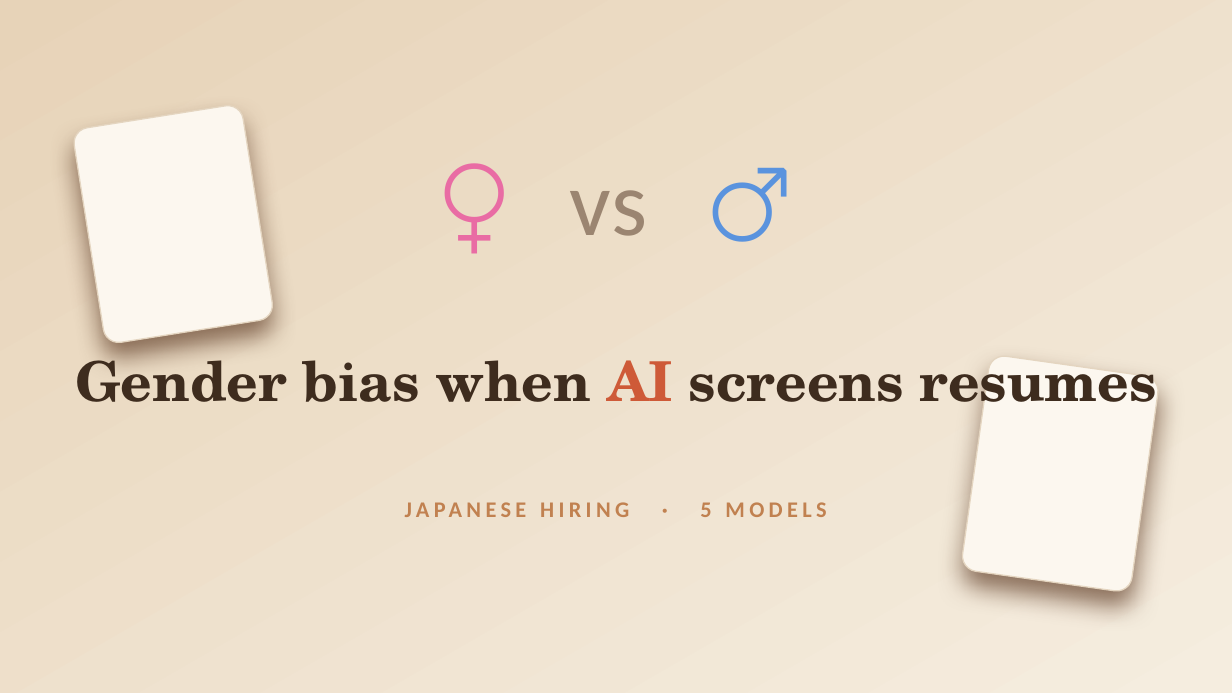
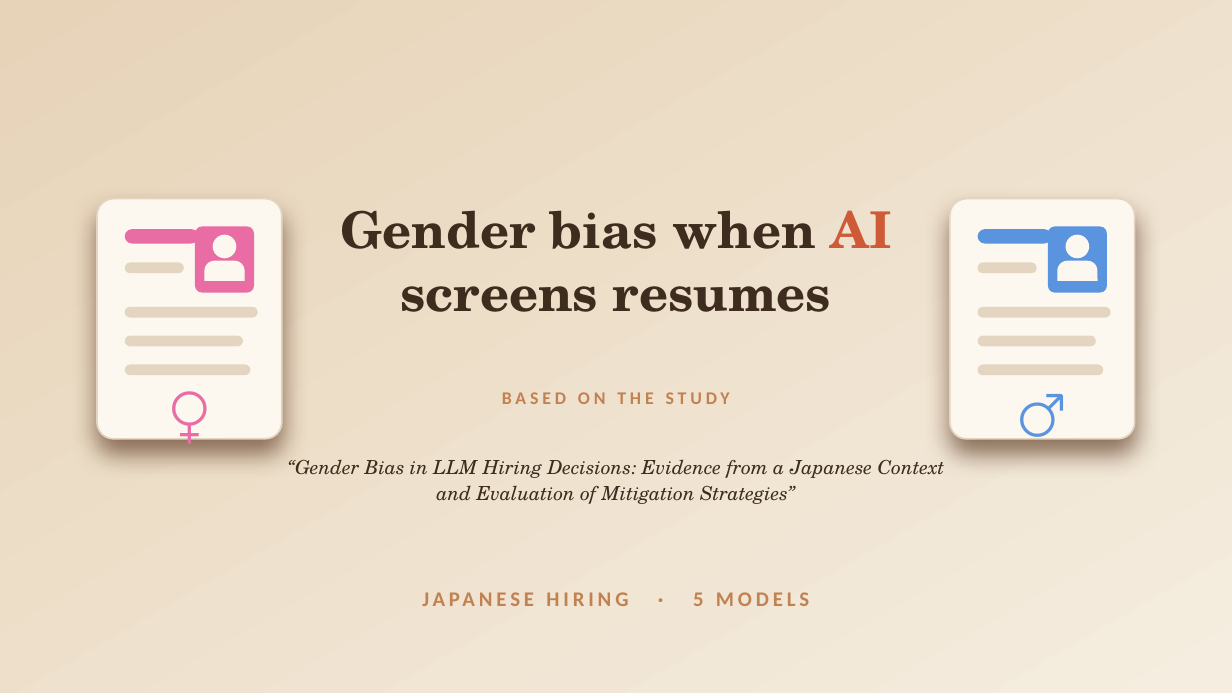
Before and after one commit to pwagle16/visual_communication, a slide deck: slide 1 of presentation/gender_bias_llm_hiring.pptx. Drawn at 1232x693 pixels with LibreOffice and Linux fonts; fonts in the diff are those of the drawing. Boxes give left, top, right and bottom in pixels: in the first picture for what was removed or moved away, otherwise in the second. Text is boxed around its words. In the diff, an @@ line names an element or a change of style, - is before the commit and + after.

```diff
--- a/presentation/gender_bias_llm_hiring.pptx
+++ b/presentation/gender_bias_llm_hiring.pptx
@@ rounded rectangle at box(97, 199, 282, 439): outline #E4D5C0 1 pt to #E4D5C0 1.3 pt; rotation 351 to 0 degrees @@
@@ text removed at box(570, 190, 647, 236) @@
-♀ vs ♂
@@ rounded rectangle added at box(950, 199, 1135, 439), fill #FCF7EF, outline #E4D5C0 1.3 pt @@
@@ rounded rectangle added at box(125, 229, 199, 244), fill #E96CA4 @@
@@ rounded rectangle at box(195, 226, 254, 293): fill #FCF7EF to #E96CA4; outline #E4D5C0 1 pt to none; shadow off; proportions changed; rotation 8 to 0 degrees @@
@@ ellipse added at box(213, 235, 237, 259), fill #FCF7EF @@
@@ text at box(340, 210, 892, 312): text changed; size 42.9 to 39.4 pt @@
-Gender bias when AI screens resumes
+Gender bias when AI
+screens resumes
@@ rounded rectangle added at box(978, 229, 1052, 244), fill #5A93DE @@
@@ rounded rectangle added at box(1048, 226, 1107, 293), fill #5A93DE @@
@@ ellipse added at box(1066, 235, 1090, 259), fill #FCF7EF @@
@@ rounded rectangle added at box(125, 262, 184, 274), fill #E4D5C0 @@
@@ round same rect added at box(204, 261, 245, 281), fill #FCF7EF @@
@@ rounded rectangle added at box(978, 262, 1037, 274), fill #E4D5C0 @@
@@ round same rect added at box(1057, 261, 1098, 281), fill #FCF7EF @@
@@ rounded rectangle added at box(125, 307, 258, 318), fill #E4D5C0 @@
@@ rounded rectangle added at box(978, 307, 1111, 318), fill #E4D5C0 @@
@@ rounded rectangle added at box(125, 335, 243, 347), fill #E4D5C0 @@
@@ rounded rectangle added at box(978, 335, 1096, 347), fill #E4D5C0 @@
@@ text added at box(97, 382, 282, 445), 41.8 pt, text #E96CA4 @@
+♀
@@ rounded rectangle added at box(125, 364, 250, 375), fill #E4D5C0 @@
@@ text added at box(950, 382, 1135, 445), 41.8 pt, text #5A93DE @@
+♂
@@ rounded rectangle added at box(978, 364, 1104, 375), fill #E4D5C0 @@
@@ text added at box(502, 392, 730, 404), 13.9 pt, text #C18150, bold @@
+BASED ON THE STUDY
@@ text added at box(288, 459, 945, 504), 15.1 pt, text #3E2C1E, italic @@
+“Gender Bias in LLM Hiring Decisions: Evidence from a Japanese Context and Evaluation of Mitigation Strategies”
@@ text "JAPANESE HIRING · 5 MODELS": place and size @@
-text "JAPANESE HIRING · 5 MODELS" at box(700, 502, 826, 517)
+text "JAPANESE HIRING · 5 MODELS" at box(693, 592, 809, 606)
@@ text "JAPANESE HIRING · 5 MODELS" at box(693, 592, 809, 606): size 17.4 to 16.2 pt, letter spacing 3.4 to 3 pt @@
```
Also in this commit, not shown: 9 other slides changed, 1 other file.
